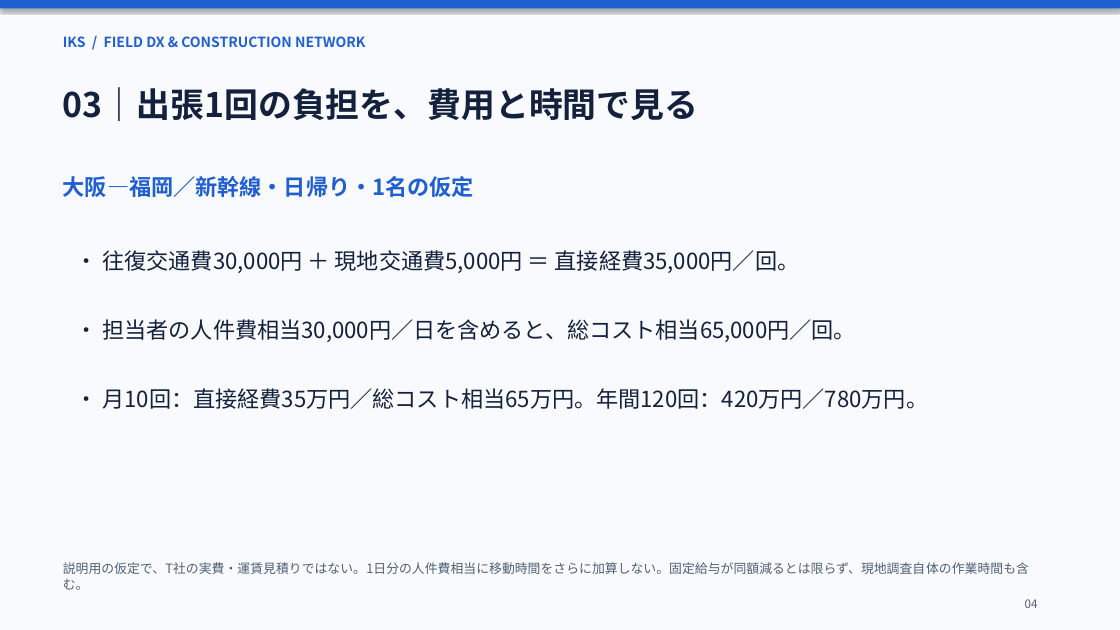
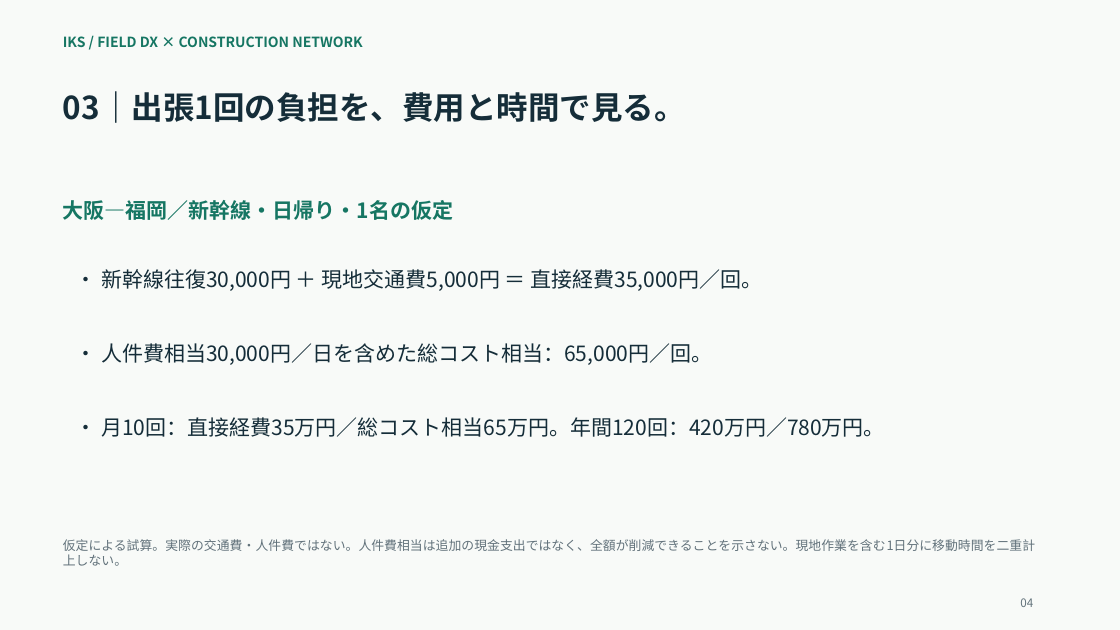
Before and after one commit to kametyosu/IKS-HP, a slide deck: slide 4 of proposal.pptx. Drawn at 1120x630 pixels with LibreOffice and Linux fonts; fonts in the diff are those of the drawing. Boxes give left, top, right and bottom in pixels: in the first picture for what was removed or moved away, otherwise in the second. Text is boxed around its words. In the diff, an @@ line names an element or a change of style, - is before the commit and + after.

```diff
--- a/proposal.pptx
+++ b/proposal.pptx
@@ background #F8FAFD to #F8FAF8 @@
@@ rectangle removed at (0,0,1120,8) @@
@@ text at (63,36,362,47): text changed; text colour #1F5FD1 to #167663 @@
-IKS / FIELD DX & CONSTRUCTION NETWORK
+IKS / FIELD DX × CONSTRUCTION NETWORK
@@ text at (63,91,686,123): text changed; size 29 to 27 pt; text colour #13213D to #152D39 @@
-03｜出張1回の負担を、費用と時間で見る
+03｜出張1回の負担を、費用と時間で見る。
@@ text "大阪―福岡／新幹線・日帰り・1名の仮定": place and size @@
-text "大阪―福岡／新幹線・日帰り・1名の仮定" at (63,176,474,197)
+text "大阪―福岡／新幹線・日帰り・1名の仮定" at (63,200,453,220)
@@ text "大阪―福岡／新幹線・日帰り・1名の仮定" at (63,200,453,220): size 19 to 18 pt, text colour #1F5FD1 to #167663; less space between paragraphs @@
@@ text at (101,269,763,291): text changed; size 19 to 18 pt; text colour #13213D to #152D39 @@
-• 往復交通費30,000円 ＋ 現地交通費5,000円 ＝ 直接経費35,000円／回。
+• 新幹線往復30,000円 ＋ 現地交通費5,000円 ＝ 直接経費35,000円／回。
@@ text at (101,343,712,365): text changed; size 19 to 18 pt; text colour #13213D to #152D39 @@
-• 担当者の人件費相当30,000円／日を含めると、総コスト相当65,000円／回。
+• 人件費相当30,000円／日を含めた総コスト相当：65,000円／回。
@@ text "• 月10回：直接経費35万円／総コスト相当65万円。年間120回：420万円／780万円。": place and size @@
-text "• 月10回：直接経費35万円／総コスト相当65万円。年間120回：420万円／780万円。" at (102,388,928,409)
+text "• 月10回：直接経費35万円／総コスト相当65万円。年間120回：420万円／780万円。" at (101,417,885,437)
@@ text "• 月10回：直接経費35万円／総コスト相当65万円。年間120回：420万円／780万円。" at (101,417,885,437): size 19 to 18 pt, text colour #13213D to #152D39; less space between paragraphs @@
@@ text at (63,539,1035,566): text changed; text colour #506074 to #62727B @@
-説明用の仮定で、T社の実費・運賃見積りではない。1日分の人件費相当に移動時間をさらに加算しない。固定給与が同額減るとは限らず、現地調査自体の作業時間も含む。
+仮定による試算。実際の交通費・人件費ではない。人件費相当は追加の現金支出ではなく、全額が削減できることを示さない。現地作業を含む1日分に移動時間を二重計上しない。
@@ text "04" at (1020,598,1033,607): text colour #506074 to #62727B; less space between paragraphs @@
```
Also in this commit, not shown: 6 other slides changed, 3 slides added, 3 slides removed, 4 other files.
